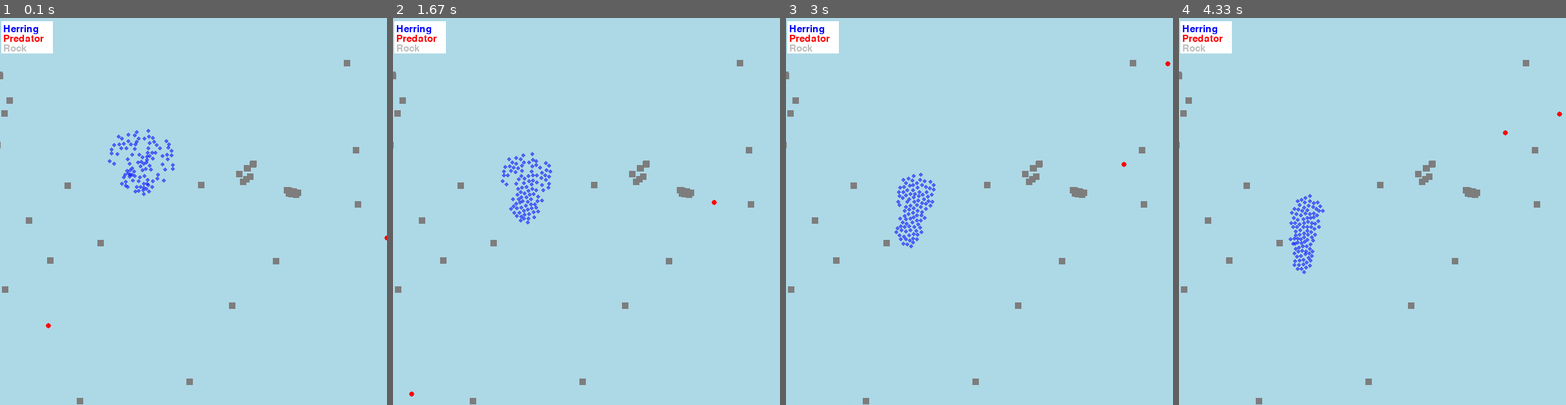
Above: before the commit, frames 1-4 (left to right).
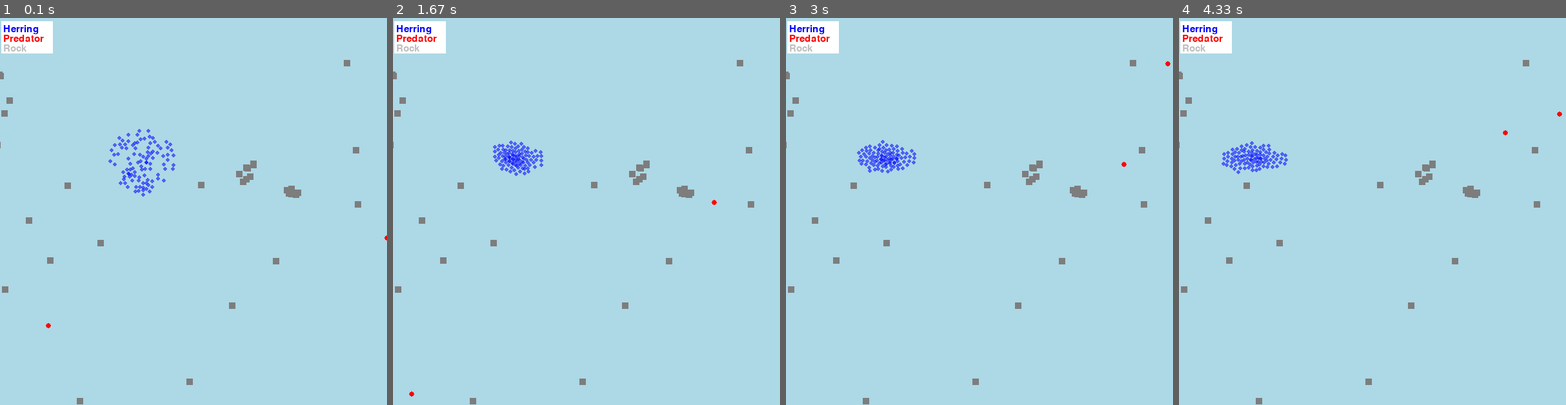
Above: after the commit, the same moments.

Repository: suus-stack/PCA
Game: pygame game, started from code/gamefish.py
Two runs of this game, one before a commit and one after it. Both use one fixed random seed, a clock stepped at 60 frames per second and the inputs below.
Inputs:
- Up to frame 1 (0.1 s): no input
- Up to frame 2 (1.67 s): no input
- Up to frame 3 (3 s): no input
- Up to frame 4 (4.33 s): no input

The runs differ from the first frame. In frame 1, 0.4% of the frame differs, in the area x 0-77%, y 14-47%; in frame 2, 1.1%; in frame 3, 1.3%; in frame 4, 1.3%, in the area x 0-77%, y 14-67%.

Commit message:
fixed the clustering of stones

Diff:
--- a/code/gamefish.py
+++ b/code/gamefish.py
@@ -606,8 +606,10 @@
                 # Adding additional rocks >> introduce variability in the placement of rocks for a more natural look
                 for _ in range(num_extra_rocks):
                     random_ratio = random.uniform(0, 1)
-                    new_x = rockA.position[0] + random_ratio * (rockB.position[0] - rockA.position[0])
-                    new_y = rockA.position[1] + random_ratio * (rockB.position[1] - rockA.position[1])
+                    random_radius = random.uniform(0, 10)
+                    angle = random.uniform(0, 2 * 3.14159265359)
+                    new_x = rockA.position[0] + random_ratio * (rockB.position[0] - rockA.position[0]) + random_radius * math.cos(angle)
+                    new_y = rockA.position[1] + random_ratio * (rockB.position[1] - rockA.position[1]) + random_radius * math.cos(angle)
 
                     # Add the rock to the rock population
                     all_rocks.add(Rock(new_x, new_y))
@@ -883,5 +885,5 @@
     12: The influence of boids rules (int). Default set to 0.
     """
     doctest.testmod()
-    experiment_example = Experiment(100, 2, 20, 20, True, True, False, False, 32, 32, 6, 2)
+    experiment_example = Experiment(100, 2, 20, 10, True, True, False, False, 32, 32, 6, 0)
     return_values = experiment_example.run()
